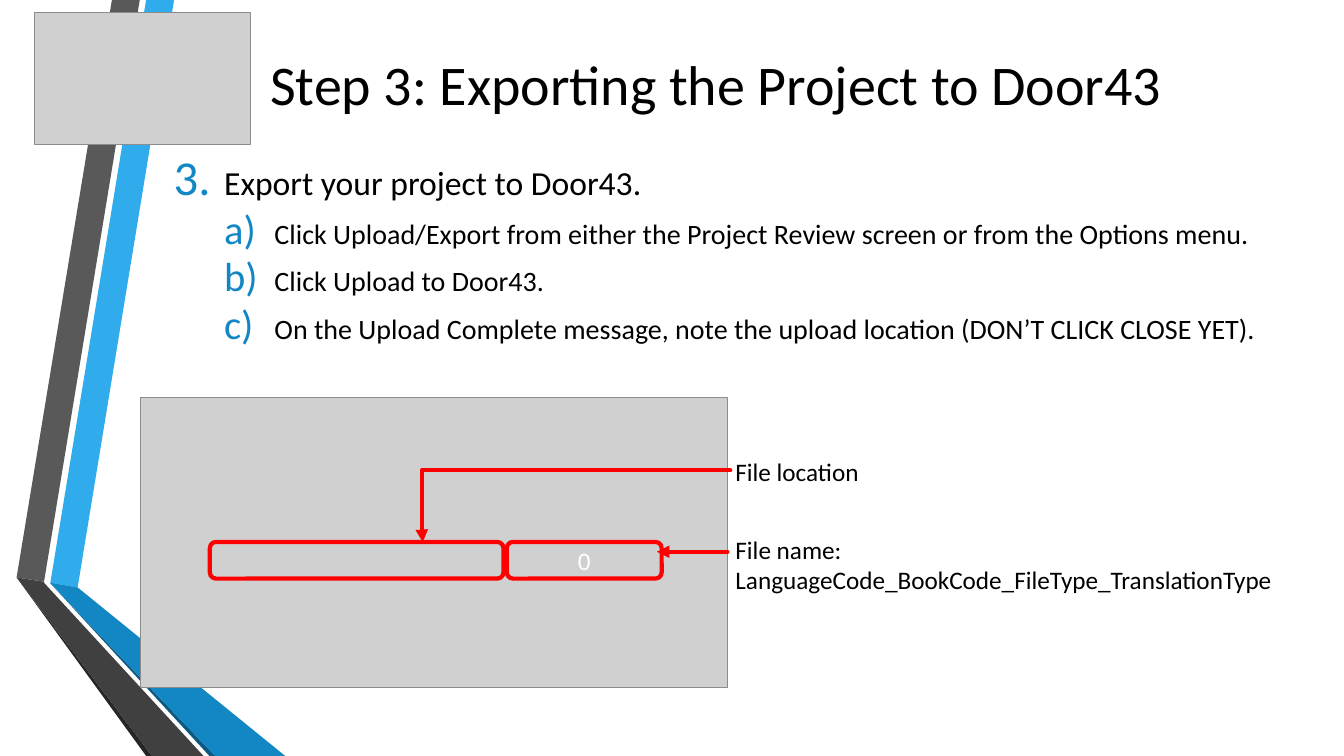
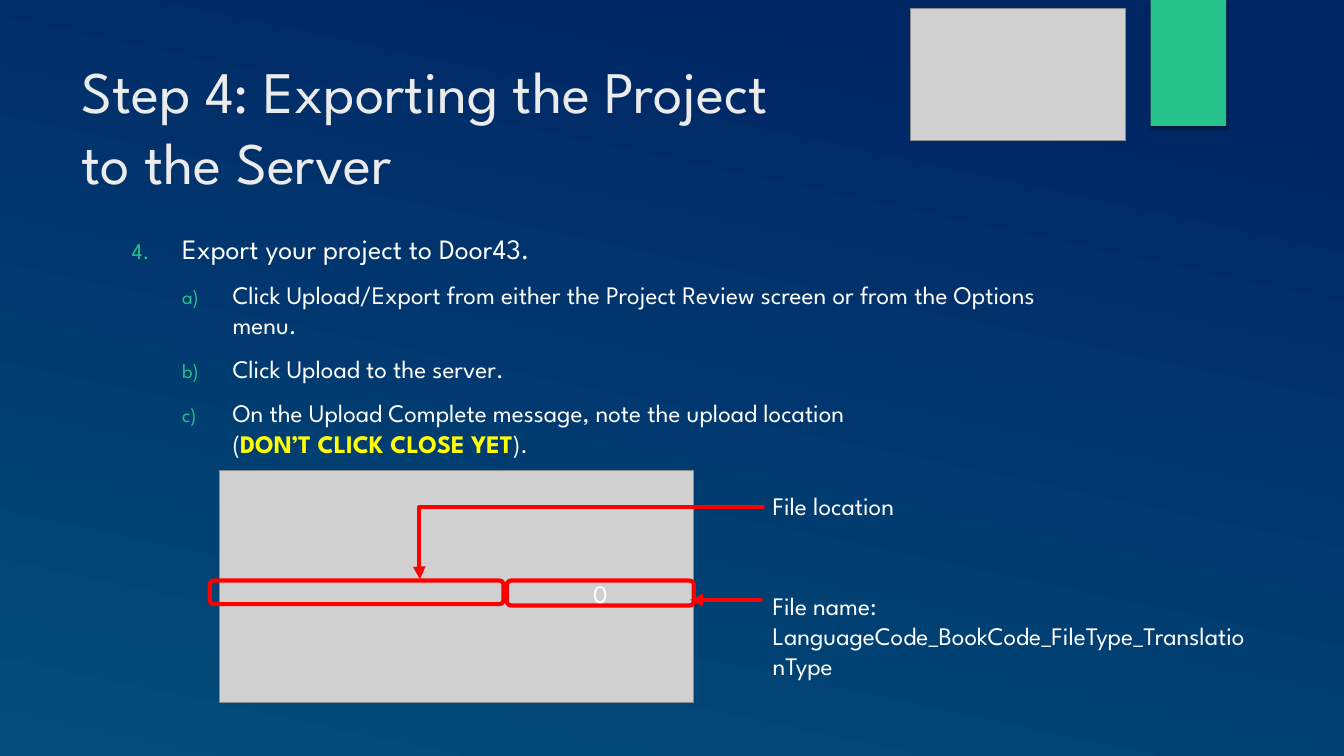
Before and after one commit to mondele/btt-writer-docs, a slide deck: slide 15 of docs/DUpload.pptx (slide 14 before the commit). Drawn at 1344x756 pixels with LibreOffice and Linux fonts; fonts in the diff are those of the drawing; grey boxes stand for pictures; background and template pictures are left out. Boxes give left, top, right and bottom in pixels: in the first picture for what was removed or moved away, otherwise in the second. Text is boxed around its words. In the diff, an @@ line names an element or a change of style, - is before the commit and + after.

```diff
--- a/docs/DUpload.pptx
+++ b/docs/DUpload.pptx
@@ background picture (left out) to gradient #002664 to #024E7B @@
@@ picture: place and size @@
-picture at (35,13,250,145)
+picture at (911,9,1126,141)
@@ rectangle added at (1150,0,1226,126), fill #28C28C @@
@@ title "Step 4: Exporting the Project ..." at (81,72,768,185): vertical alignment middle to top @@
@@ title at (81,72,768,185): text changed; size 40 to 42 pt; font Calibri to League Spartan; text colour #000000 to #EBEBEB @@
-Step 3: Exporting the Project to Door43
+Step 4: Exporting the Project
+to the Server
@@ text "Export your project to Door43.": place and size @@
-text "Export your project to Door43." at (224,172,1255,344)
+text "Export your project to Door43." at (182,240,1035,458)
@@ text at (182,240,1035,458): size 24 to 20 pt in "Export your project to Door43."; font Calibri to League Spartan, text colour #000000 to #FFFFFF in "Export your project to Door43.", "Click Upload/Export from either the Project Review ...", "On the Upload Complete message, note the ..."; size 20 to 18 pt in "Click Upload/Export from either the Project Review ...", "On the Upload Complete message, note the ..."; text colour #000000 to #FFFF00, bold on in "(DON’T CLICK CLOSE YET)."; bullet colour #1287C3 to #28C28C @@
@@ text at (233,360,503,384): text changed; size 20 to 18 pt; font Calibri to League Spartan; text colour #000000 to #FFFFFF @@
-  b) Click Upload to Door43.
+  b) Click Upload to the server.
@@ picture: place and size @@
-picture at (140,398,728,688)
+picture at (220,471,695,703)
@@ elbow arrow moved from (730, 471) - (422, 542) to (763, 507) - (420, 580) @@
@@ text "File location" at (773,497,894,516): font Calibri to League Spartan, text colour #000000 to #FFFFFF @@
@@ text "File location": place and size @@
-text "File location" at (735,463,859,482)
+text "File location" at (773,497,894,516)
@@ group removed at (16,0,285,756): 6 freeform shapes @@
@@ rounded rectangle: place and size @@
-rounded rectangle at (210,542,503,579)
+rounded rectangle at (210,581,503,604)
@@ rounded rectangle "0": place and size @@
-rounded rectangle "0" at (507,542,662,579)
+rounded rectangle "0" at (507,581,694,606)
@@ rounded rectangle "0" at (507,581,694,606): font Calibri to League Spartan @@
@@ text "File name: LanguageCode_BookCode_FileType_TranslationType": place and size @@
-text "File name: LanguageCode_BookCode_FileType_TranslationType" at (735,541,1271,594)
+text "File name: LanguageCode_BookCode_FileType_TranslationType" at (773,597,1245,651)
@@ text "File name: LanguageCode_BookCode_FileType_TranslationType" at (773,597,1245,651): font Calibri to League Spartan, text colour #000000 to #FFFFFF @@
@@ arrow moved from (728, 552) - (657, 552) to (761, 600) - (691, 600) @@
```
Also in this commit, not shown: 23 other slides changed, 1 slide added, 13 other files.
